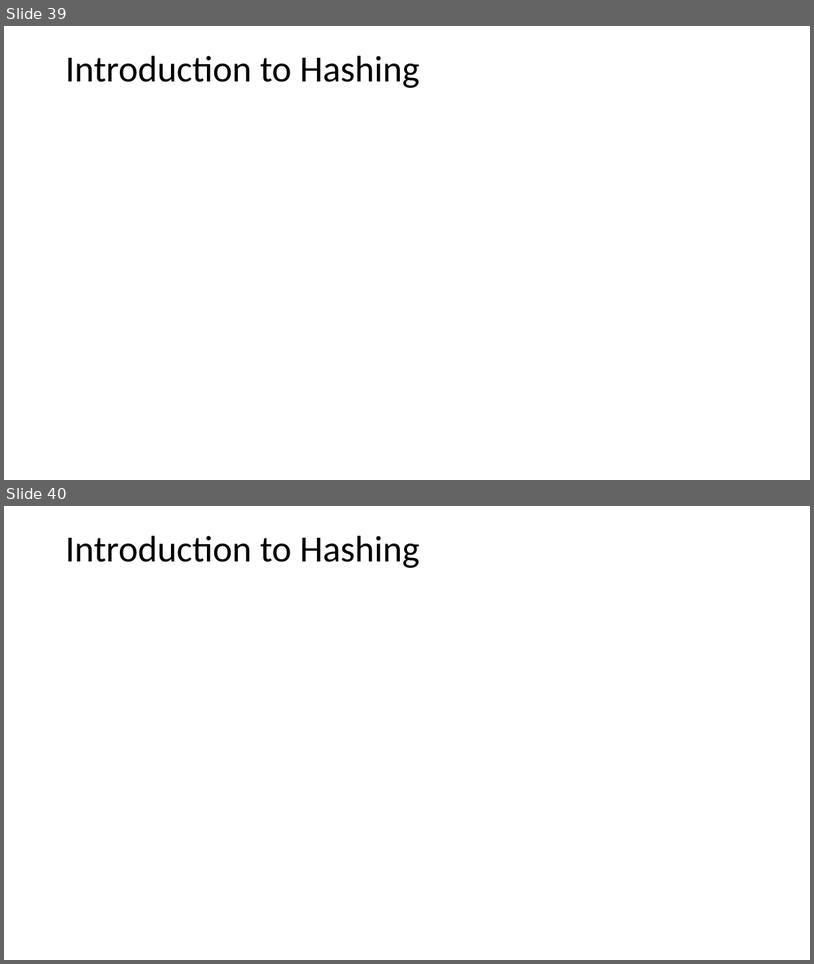
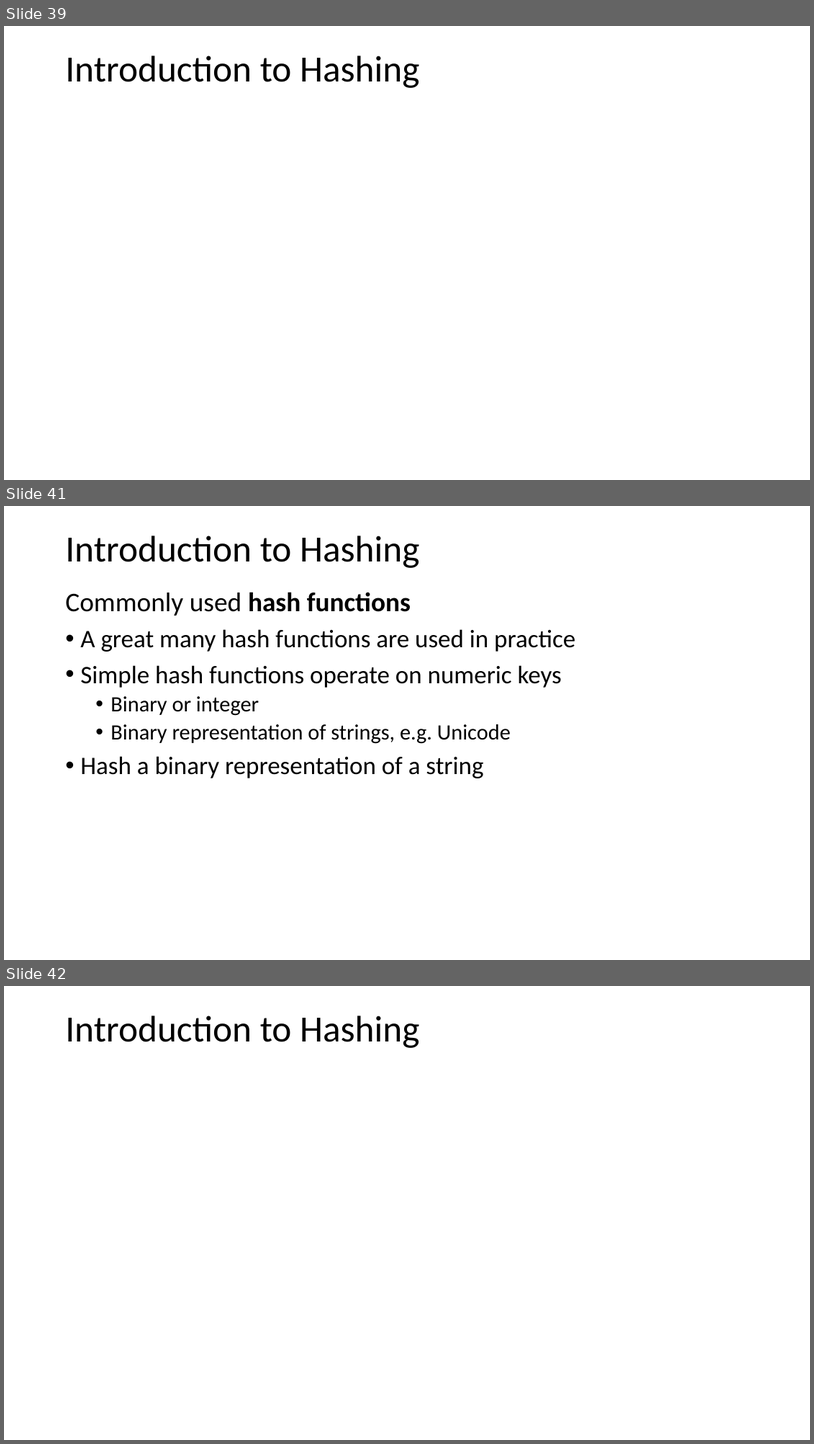
Before and after one commit to harelgabainew/school1, a slide deck: slides/1_Introduction.pptx. Shown one above the other, each under a label of ours: slides 39 and 40 before the commit, slides 39, 41 and 42 after it; the slides between them are not shown. The pictures are 814x964 and 814x1444 pixels, drawn with LibreOffice and Linux fonts; fonts in the diff are those of the drawing; grey boxes stand for pictures. Boxes give left, top, right and bottom in pixels: in the first picture for what was removed or moved away, otherwise in the second. Text is boxed around its words. In the diff, an @@ line names an element or a change of style, - is before the commit and + after.

Commit message:
Updated intro and hashing slides

```diff
--- a/slides/1_Introduction.pptx
+++ b/slides/1_Introduction.pptx
@@ slide 41 added at (x1=4, y1=506, x2=810, y2=960), background #FFFFFF @@
@@ text added at (x1=65, y1=536, x2=419, y2=568), 44 pt, text #000000 @@
+Introduction to Hashing
@@ text added at (x1=65, y1=592, x2=576, y2=778), 30 pt, text #000000 @@
+Commonly used hash functions
+• A great many hash functions are used in practice
+• Simple hash functions operate on numeric keys
+  • Binary or integer
+  • Binary representation of strings, e.g. Unicode
+• Hash a binary representation of a string
@@ what was slide 40 is now slide 42 @@
```
Also in this commit, not shown: 13 slides changed, 1 other slide added.
